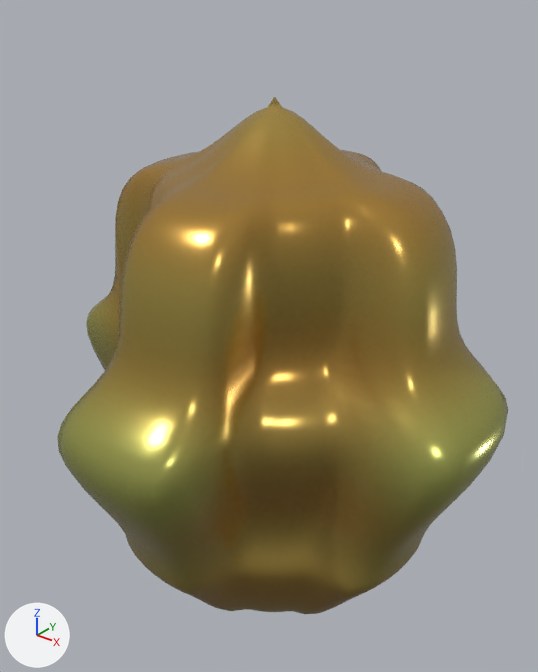
Two versions of the glTF model Assets/Resources/Models3D/cc_04_animatic.glb, one commit apart.
Before and after are seen from a 50 mm lens placed at (1.44, -1.83, 1.3), pointed at (-0.06, 0.04, 0.14). The lights are fixed; the arrows at lower left show +X, +Y and +Z. The first picture is the older version.

Names of what the first picture shows: 'Hi3D_cc_04_animatic_WatertightNode'.
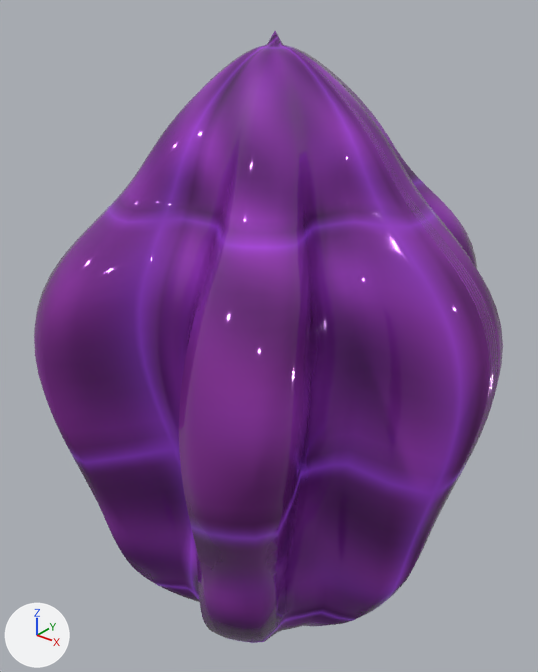
What changed in the scene script:
```text
Add img_cc_04_animatic_metallicroughness:
    img_cc_04_animatic_metallicroughness = load_image('cc_04_animatic_MetallicRoughness', '_unpacked/cc_04_animatic_MetallicRoughness', 64, 64, 'Non-Color')
Add img_cc_04_animatic_basecolor:
    img_cc_04_animatic_basecolor = load_image('cc_04_animatic_BaseColor', '_unpacked/cc_04_animatic_BaseColor', 64, 64, 'sRGB')
Add img_cc_04_animatic_emissive:
    img_cc_04_animatic_emissive = load_image('cc_04_animatic_Emissive', '_unpacked/cc_04_animatic_Emissive', 64, 64, 'sRGB')
Add img_cc_04_animatic_normal:
    img_cc_04_animatic_normal = load_image('cc_04_animatic_Normal', '_unpacked/cc_04_animatic_Normal', 64, 64, 'Non-Color')
Add mat_cardcraft_cc_04_animatic_pbrdelighted:
    mat_cardcraft_cc_04_animatic_pbrdelighted = bpy.data.materials.new('CardCraft_cc_04_animatic_PBRDelighted')
    # colours: purple #b08bcb, purple #e5baf3, mixed with the vertex colours
    # uses the picture img_cc_04_animatic_basecolor
    # uses the picture img_cc_04_animatic_emissive
    # uses the picture img_cc_04_animatic_metallicroughness
    # uses the picture img_cc_04_animatic_normal
Change me_hi3d_cc_04_animatic_manifoldmesh:
    used by ob_hi3d_cc_04_animatic_watertightnode; location = (0.0, 0.0, 0.0)
    remove me_hi3d_cc_04_animatic_manifoldmesh.from_pydata(...)  # 4034 vertices, 8064 faces; spans x -0.81..0.81, y -0.81..0.81, z -0.89..0.97
    remove me_hi3d_cc_04_animatic_manifoldmesh.materials.append(mat_hi3d_cc_04_animatic_pbrdelighted)
    add me_hi3d_cc_04_animatic_manifoldmesh.from_pydata(...)  # 4034 vertices, 8064 faces; spans x -0.78..0.78, y -0.74..0.74, z -1.15..1.15
    me_hi3d_cc_04_animatic_manifoldmesh part 1: 4032 of 4034 vertices moved; they spanned x -0.81..0.81, y -0.81..0.81, z -0.89..0.97 and now span x -0.78..0.78, y -0.74..0.74, z -1.15..1.15; mean shift (0.0, 0.0, 0.0); largest move (-0.2, -0.34, 0.24) -> (-0.38, -0.67, 0.37)
    me_hi3d_cc_04_animatic_manifoldmesh part 2: 2940 faces centred in x -0.58..0.58, y -0.58..0.58, z -0.75..0.83 are repainted in the vertex colours; the middle colour goes from beige #c2b395 to pink #deb0de
    me_hi3d_cc_04_animatic_manifoldmesh part 3: 5124 faces centred in x -0.81..0.81, y -0.81..0.81, z -0.89..0.95 are repainted in the vertex colours; the middle colour goes from light grey #c3c4ac to pink #dfb0de
    add me_hi3d_cc_04_animatic_manifoldmesh.materials.append(mat_cardcraft_cc_04_animatic_pbrdelighted)
```

Changed parts and their boxes [x1, y1, x2, y2] in the pictures (538 x 672 px; the box of a moved part takes in the faces that stretch with it):
'Hi3D_cc_04_animatic_WatertightNode', recoloured, reshaped (18% taller)
    before: [57, 97, 508, 614]
    after: [34, 31, 503, 643]
part 1 of me_hi3d_cc_04_animatic_manifoldmesh, moved or reshaped
    before: [57, 97, 508, 614]
    after: [34, 31, 503, 643]
part 2 of me_hi3d_cc_04_animatic_manifoldmesh, recoloured
    before: [109, 137, 449, 613]
    after: [34, 70, 477, 643]
part 3 of me_hi3d_cc_04_animatic_manifoldmesh, recoloured
    before: [57, 97, 508, 614]
    after: [35, 31, 503, 639]
